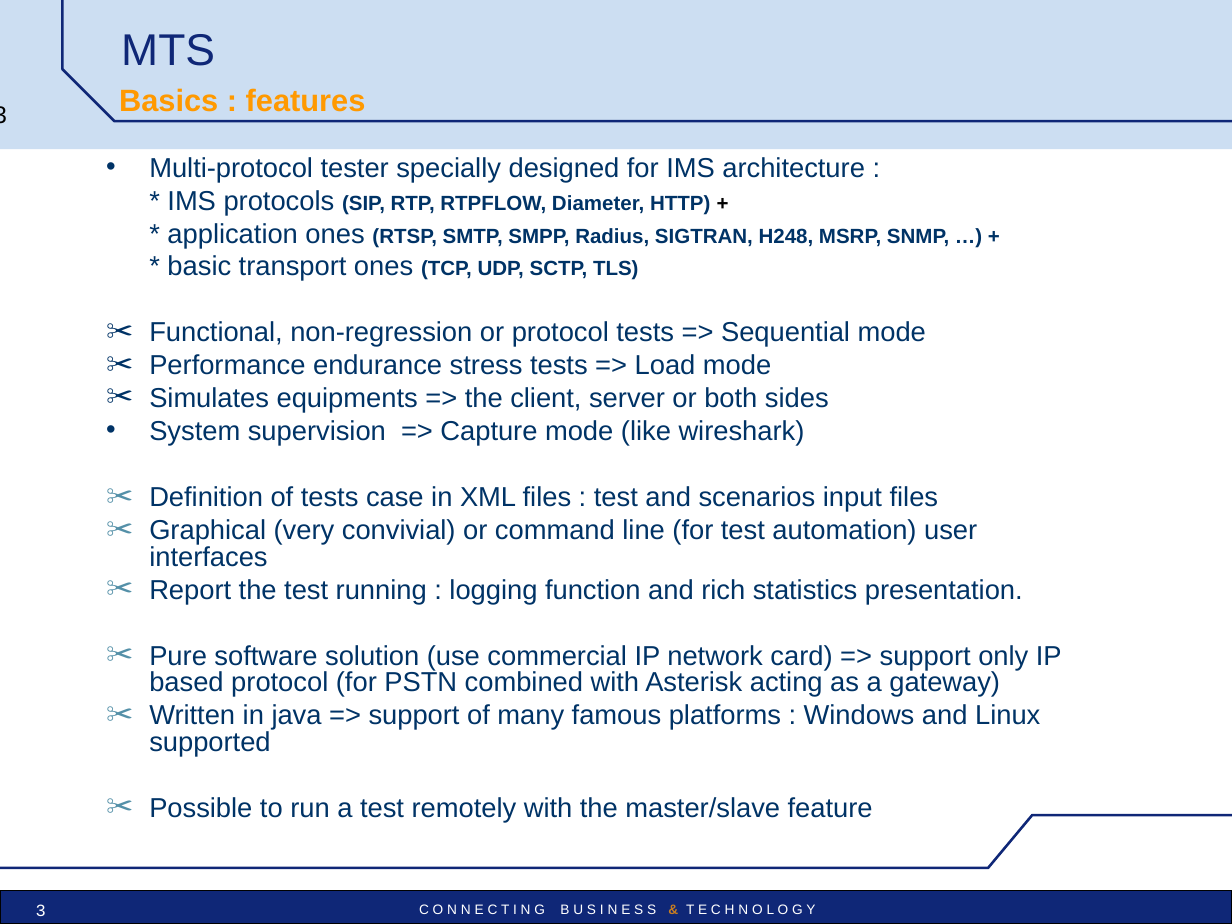
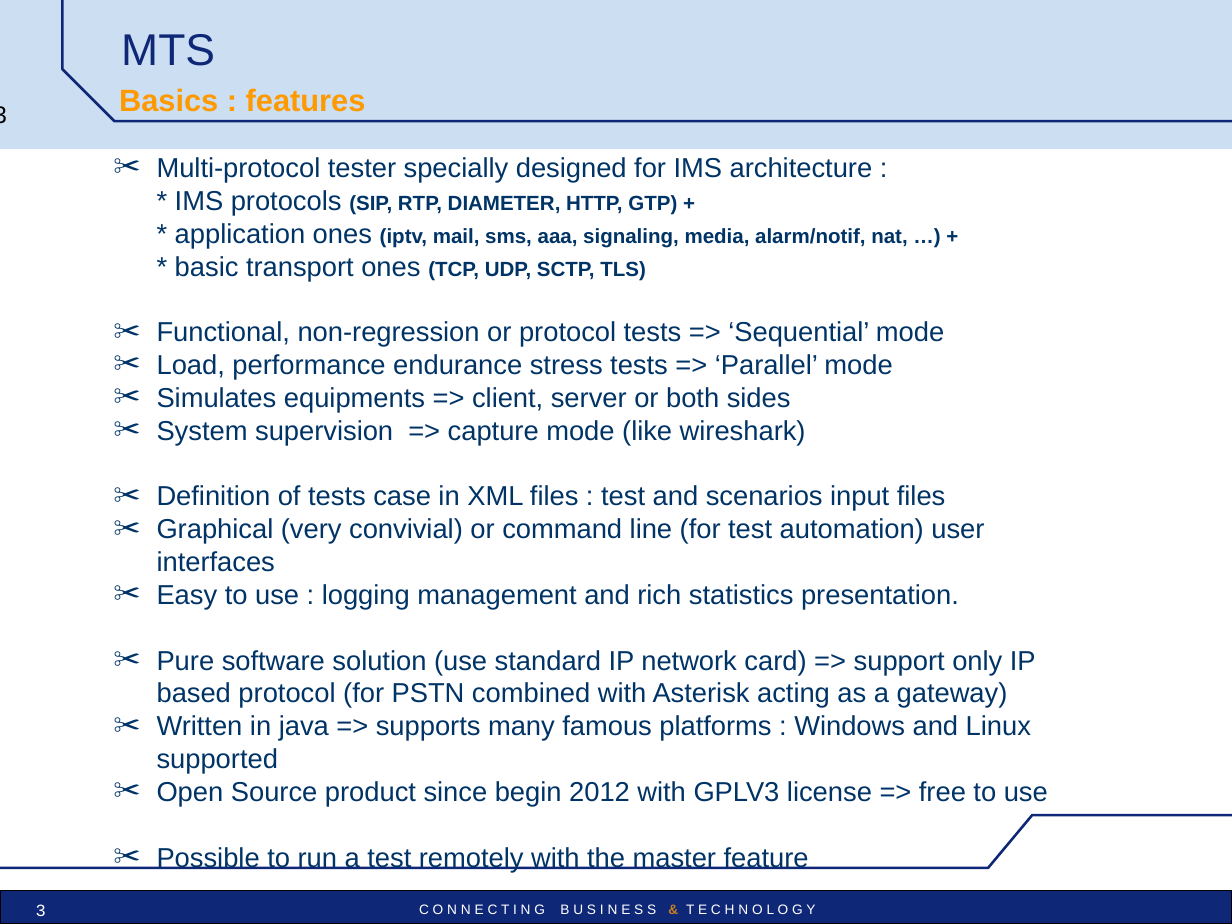
Before and after one commit to vu3mmg/mts-project, a slide deck: slide 3 of trunk/mts/src/main/doc/MTS_pres_technical.ppt. Drawn at 1232x924 pixels with LibreOffice and Linux fonts; fonts in the diff are those of the drawing; background and template pictures are left out. Boxes give left, top, right and bottom in pixels: in the first picture for what was removed or moved away, otherwise in the second. Text is boxed around its words. In the diff, an @@ line names an element or a change of style, - is before the commit and + after.

```diff
--- a/trunk/mts/src/main/doc/MTS_pres_technical.ppt
+++ b/trunk/mts/src/main/doc/MTS_pres_technical.ppt
@@ text "Multi-protocol tester specially designed for ...": place and size @@
-text "Multi-protocol tester specially designed for ..." at box(149, 157, 1062, 823)
+text "Multi-protocol tester specially designed for ..." at box(157, 157, 1048, 872)
@@ text at box(157, 157, 984, 572): bullet • to ✂; line spacing 0.8 to 1; less space between paragraphs; bullet colour #5490A8 to #003366 @@
@@ text at box(175, 190, 907, 248): text changed @@
-* IMS protocols (SIP, RTP, RTPFLOW, Diameter, HTTP) +
-* application ones (RTSP, SMTP, SMPP, Radius, SIGTRAN, H248, MSRP, SNMP, …) +
+* IMS protocols (SIP, RTP, DIAMETER, HTTP, GTP) +
+* application ones (iptv, mail, sms, aaa, signaling, media, alarm/notif, nat, …) +
@@ text at box(157, 321, 944, 445): text changed @@
-✂ Functional, non-regression or protocol tests => Sequential mode
-✂ Performance endurance stress tests => Load mode
-✂ Simulates equipments => the client, server or both sides
-• System supervision => Capture mode (like wireshark)
+✂ Functional, non-regression or protocol tests => ‘Sequential’ mode
+✂ Load, performance endurance stress tests => ‘Parallel’ mode
+✂ Simulates equipments => client, server or both sides
+✂ System supervision => capture mode (like wireshark)
@@ text at box(157, 584, 1048, 872): text changed @@
-✂ Report the test running : logging function and rich statistics presentation.
-✂ Pure software solution (use commercial IP network card) => support only IP based protocol (for PSTN combined with Asterisk acting as a gateway)
-✂ Written in java => support of many famous platforms : Windows and Linux supported
-✂ Possible to run a test remotely with the master/slave feature
+✂ Easy to use : logging management and rich statistics presentation.
+✂ Pure software solution (use standard IP network card) => support only IP based protocol (for PSTN combined with Asterisk acting as a gateway)
+✂ Written in java => supports many famous platforms : Windows and Linux supported
+✂ Open Source product since begin 2012 with GPLV3 license => free to use
+✂ Possible to run a test remotely with the master feature
```
Also in this commit, not shown: 9 other slides changed, 2 slides added.
